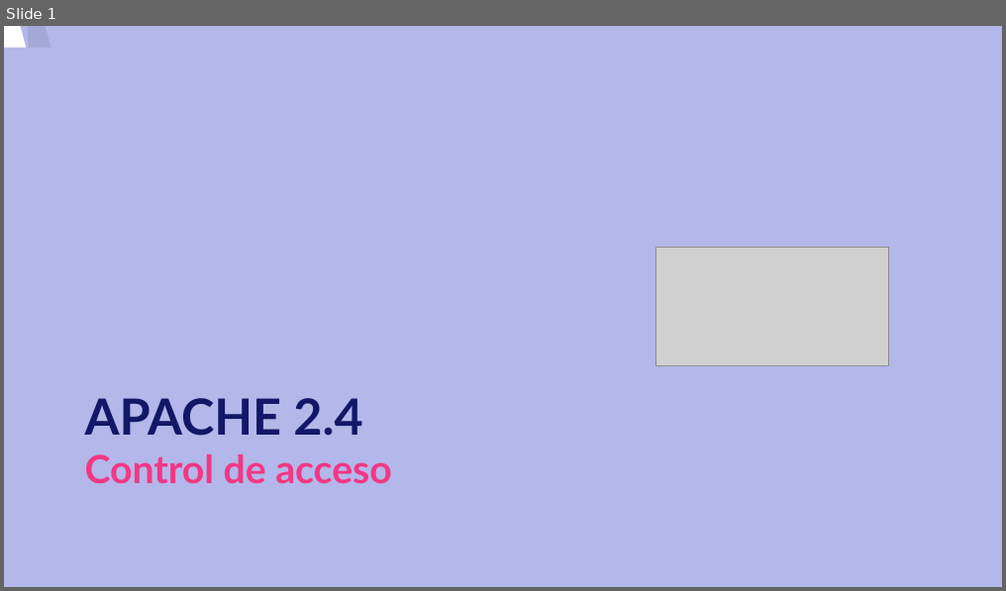
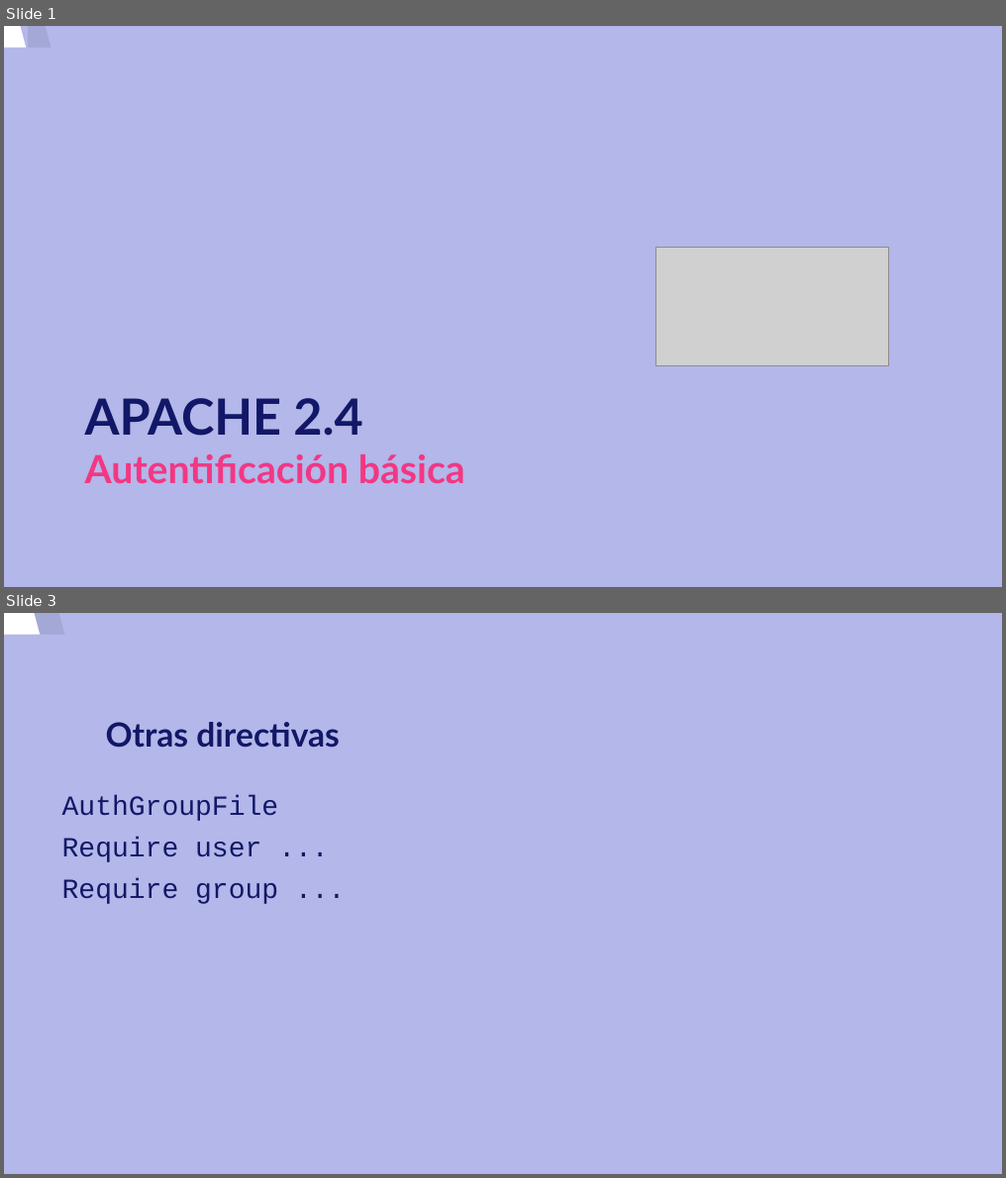
Before and after one commit to carloskuce/SRI, a slide deck: curso/u16/u16.odp. Shown one above the other, each under a label of ours: slide 1 before the commit, slides 1 and 3 after it; the slides between them are not shown. The pictures are 1006x591 and 1006x1178 pixels, drawn with LibreOffice and Linux fonts; fonts in the diff are those of the drawing; grey boxes stand for pictures. Boxes give left, top, right and bottom in pixels: in the first picture for what was removed or moved away, otherwise in the second. Text is boxed around its words. In the diff, an @@ line names an element or a change of style, - is before the commit and + after.

```diff
--- a/curso/u16/u16.odp
+++ b/curso/u16/u16.odp
@@ slide 3 added at (x1=4, y1=613, x2=1002, y2=1174), background #B3B7E9 @@
@@ freeform shape added at (x1=4, y1=613, x2=902, y2=1174), fill #FFFFFF @@
@@ freeform shape added at (x1=29, y1=613, x2=927, y2=1174), fill #000000 at 8% opacity @@
@@ title added at (x1=106, y1=722, x2=340, y2=747), 24 pt, text #121867, bold @@
+Otras directivas
@@ text added at (x1=62, y1=795, x2=279, y2=904), 20 pt, text #121867 @@
+AuthGroupFile
+Require user ...
+Require group ...
@@ slide 1 changed as well @@
@@ title at (x1=85, y1=398, x2=465, y2=483): text changed @@
-APACHE 2.4
-Control de acceso
+APACHE 2.4
+Autentificación básica
```
Also in this commit, not shown: 2 other slides added, 3 slides removed, 1 other file.
